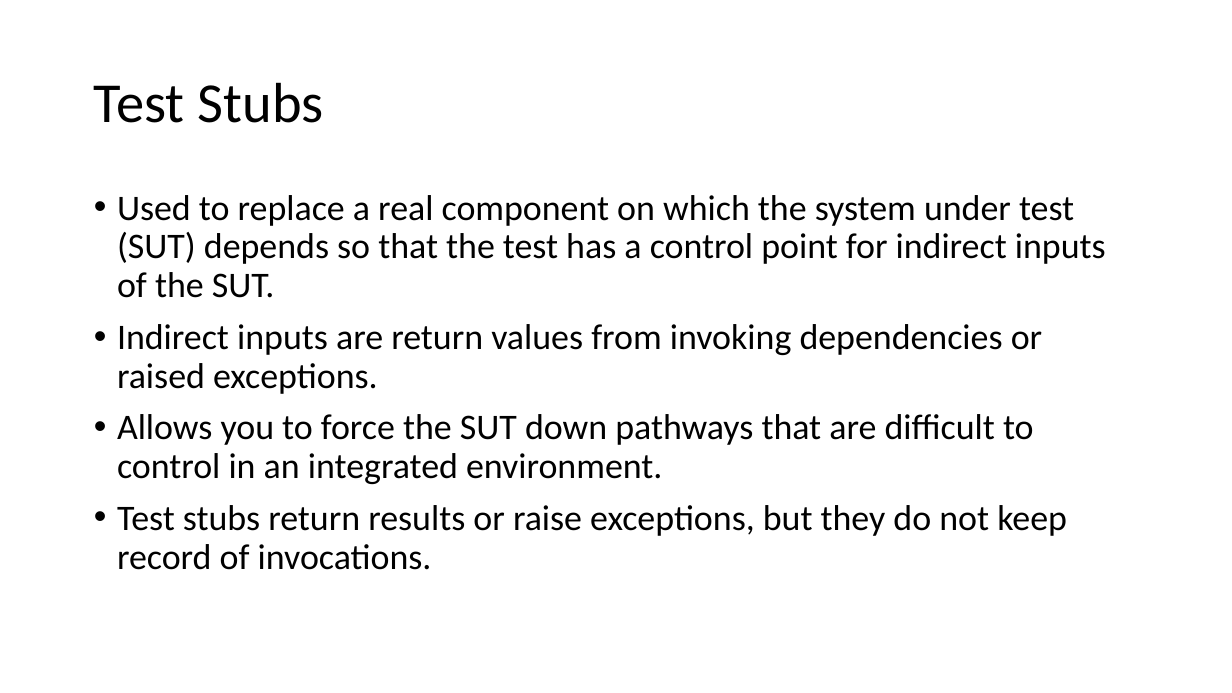
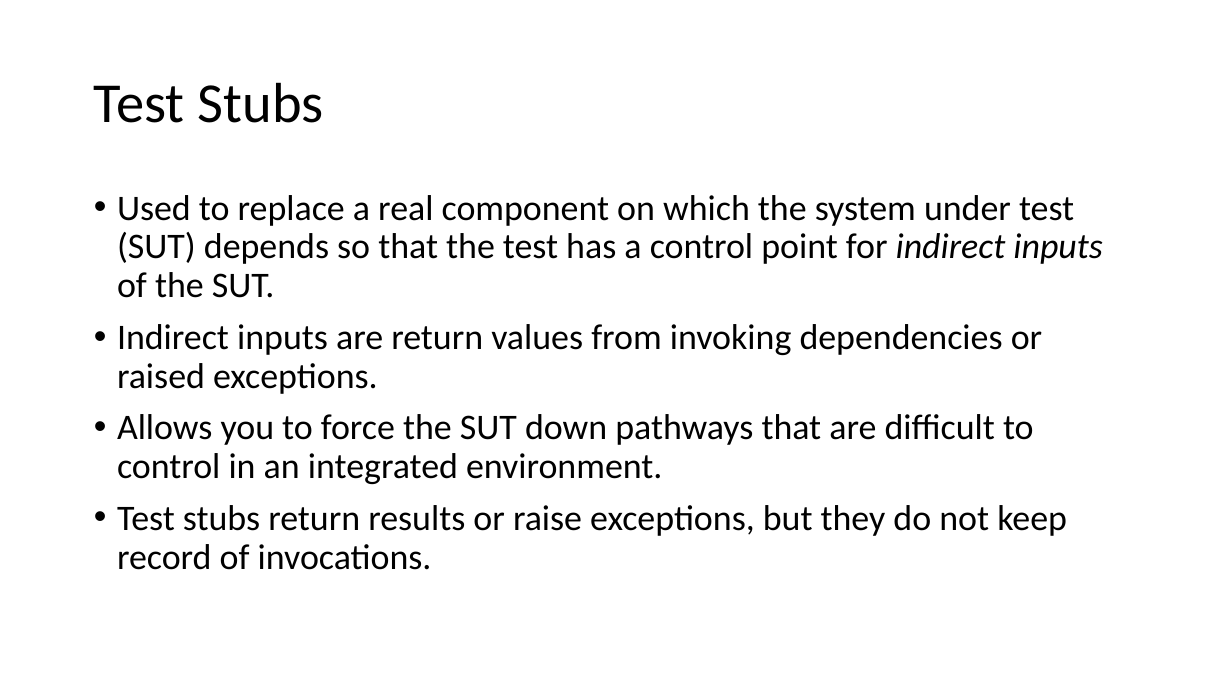
Before and after one commit to cebartling/test-driven, a slide deck: slide 4 of presentations/Test Doubles.pptx. Drawn at 1232x693 pixels with LibreOffice and Linux fonts; fonts in the diff are those of the drawing. Boxes give left, top, right and bottom in pixels: in the first picture for what was removed or moved away, otherwise in the second. Text is boxed around its words. In the diff, an @@ line names an element or a change of style, - is before the commit and + after.

```diff
--- a/presentations/Test Doubles.pptx
+++ b/presentations/Test Doubles.pptx
@@ text at (x1=117, y1=195, x2=1103, y2=298): italic on in "indirect inputs" @@
```
Also in this commit, not shown: 1 other slide changed, 1 slide added, 1 slide removed, 10 other files.
